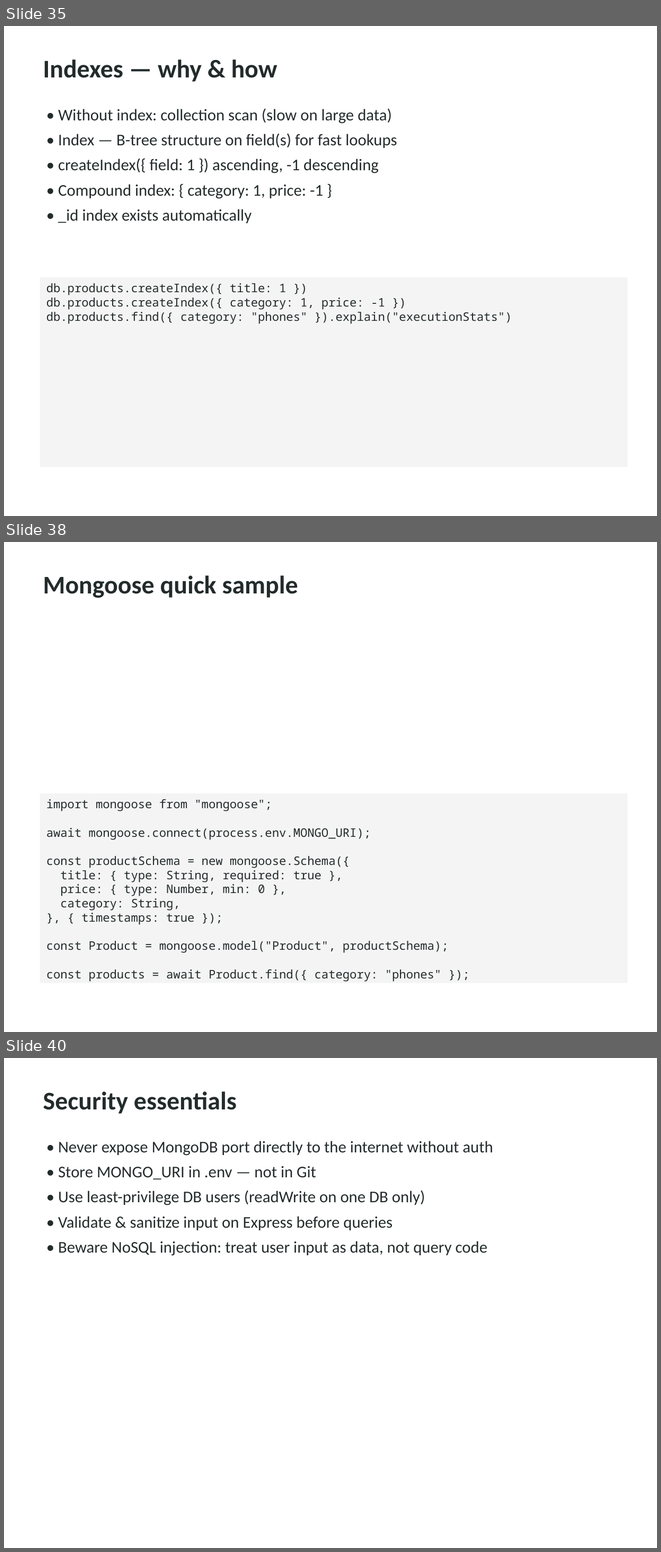
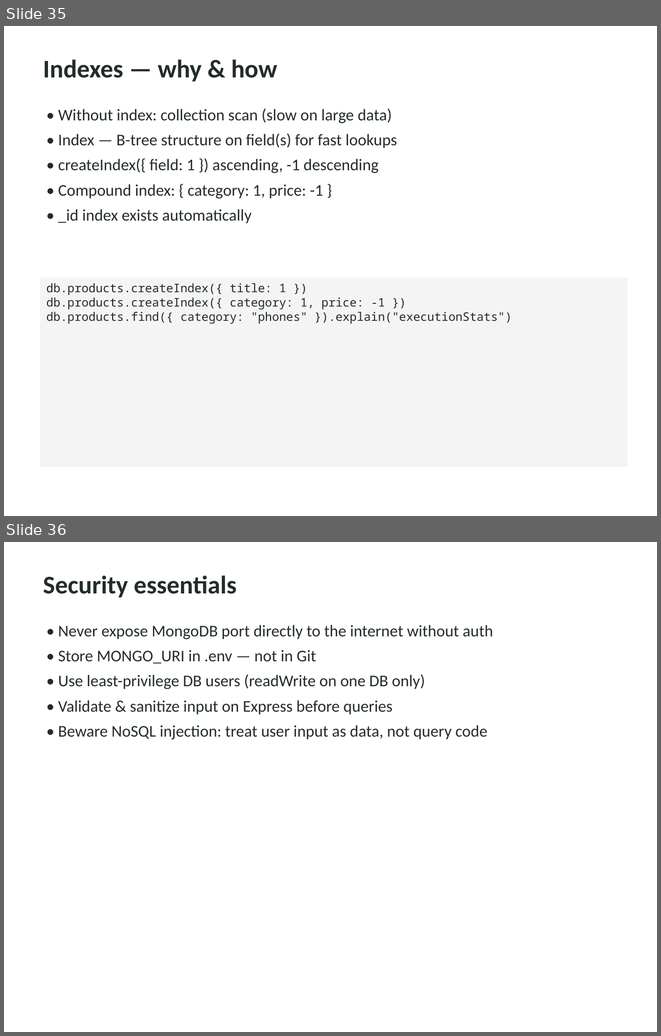
Before and after one commit to kashiraza01/MERN-Lectures, a slide deck: Week 5/Day 22/Lecture Day 22 - Introduction to MongoDB.pptx. Shown one above the other, each under a label of ours: slides 35, 38 and 40 before the commit, slides 35 and 36 after it; the slides between them are not shown. The pictures are 661x1552 and 661x1036 pixels, drawn with LibreOffice and Linux fonts; fonts in the diff are those of the drawing. Boxes give left, top, right and bottom in pixels: in the first picture for what was removed or moved away, otherwise in the second. Text is boxed around its words. In the diff, an @@ line names an element or a change of style, - is before the commit and + after.

```diff
--- a/Week 5/Day 22/Lecture Day 22 - Introduction to MongoDB.pptx
+++ b/Week 5/Day 22/Lecture Day 22 - Introduction to MongoDB.pptx
@@ slide 38 removed at (4, 542, 657, 1032), background #FFFFFF @@
@@ text removed at (43, 575, 298, 598) @@
-Mongoose quick sample
@@ rectangle removed at (40, 793, 628, 983) @@
-import mongoose from "mongoose";
-await mongoose.connect(process.env.MONGO_URI);
-const productSchema = new mongoose.Schema({
-title: { type: String, required: true },
-price: { type: Number, min: 0 },
-category: String,
-}, { timestamps: true });
-const Product = mongoose.model("Product", productSchema);
-const products = await Product.find({ category: "phones" });
@@ what was slide 40 is now slide 36 @@
```
Also in this commit, not shown: 5 slides changed, 3 other slides removed.
